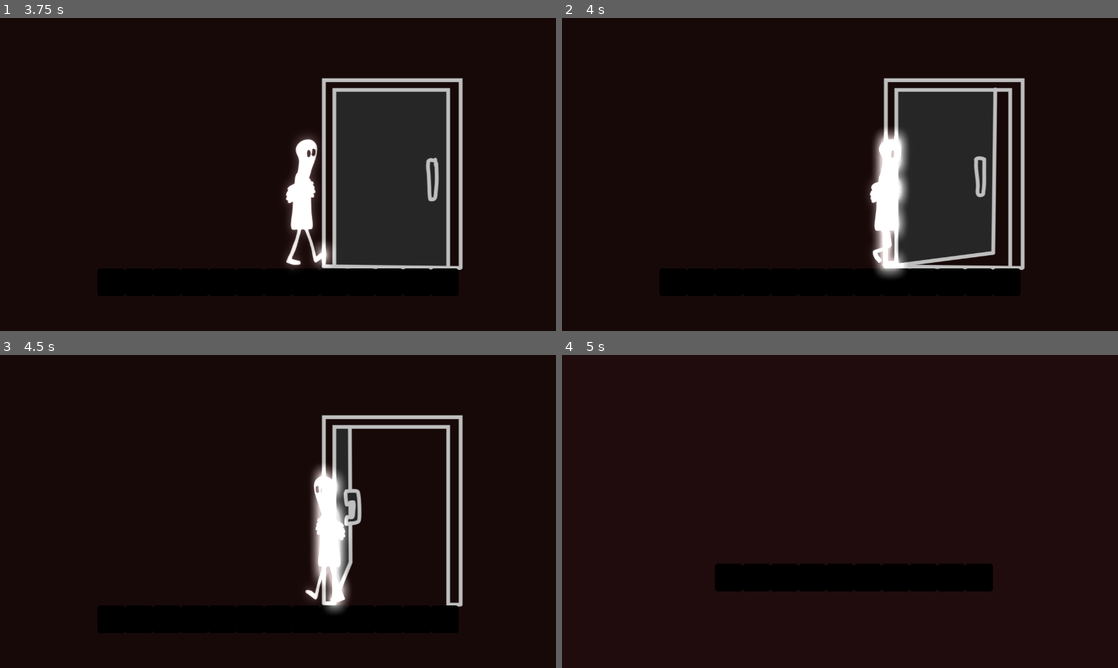
Above: before the commit, frames 1-4 (two rows, left to right).
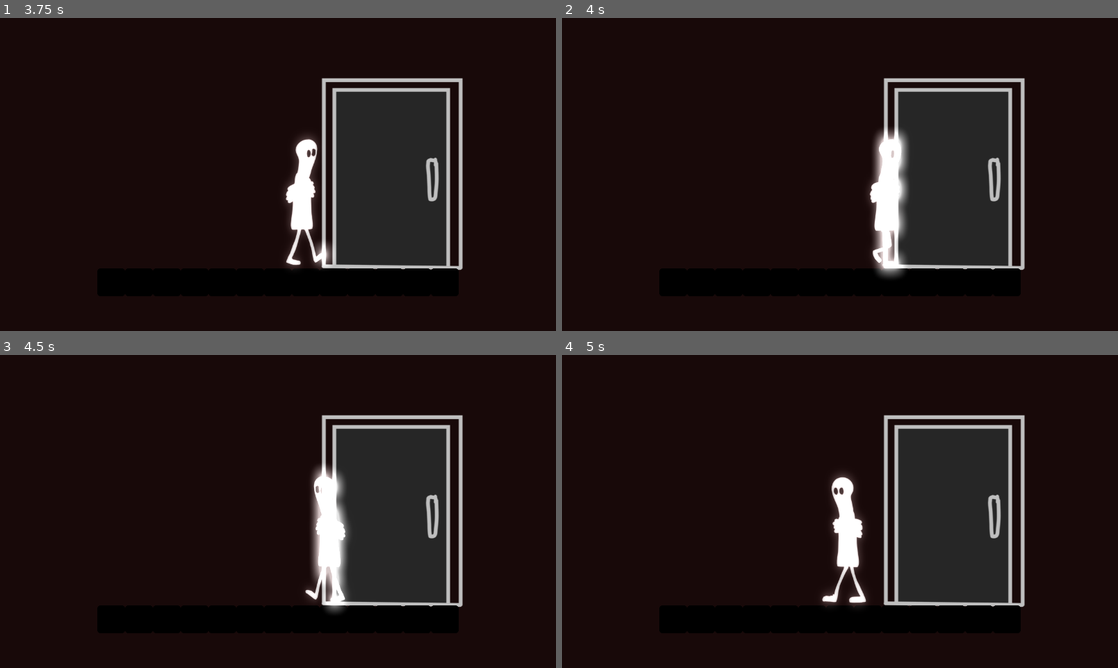
Above: after the commit, the same moments.

Repository: Hexadoon/phobia
Game: Godot game, scene res://character/World.tscn
The game is run twice, just before and just after one commit, with the same random seed, the same clock (stepped at 60 frames per second) and the same inputs. This scene is started directly instead of the project's main scene. The engine's default icon, where the game draws it, is replaced by a stand-in: a white triangle on a blue panel in a dark square.
Inputs:
- Up to frame 1 (3.75 s): tap Enter (ui_accept) at 0.5, 0.77, 1.52, 3.02 s; hold Right (ui_right) 0.53-2.03 s; hold Left (ui_left) 2.03-2.78 s; hold Right (ui_right) from 2.78 s (still down)
- Up to frame 2 (4 s): keep holding Right (ui_right); tap Enter (ui_accept) at 3.77 s
- Up to frame 3 (4.5 s): release Right (ui_right) at 4.28 s; hold Left (ui_left) from 4.28 s (still down)
- Up to frame 4 (5 s): keep holding Left (ui_left); tap Enter (ui_accept) at 4.52 s

Frame 1 is identical in both runs. In frame 2, 2.3% of the frame differs, in the area x 60-81%, y 22-80%; in frame 3, 10%; in frame 4, 21%, in the area x 17-84%, y 19-89%.

Commit message:
Added background music to title screen

Diff:
--- /dev/null
+++ b/character/Player.tscn
@@ -0,0 +1,171 @@
+[gd_scene load_steps=65 format=2]
+
+[ext_resource path="res://character/images/walk/phobia_lilguy_walk_2.png" type="Texture" id=1]
+[ext_resource path="res://character/images/walk/phobia_lilguy_walk_5.png" type="Texture" id=2]
+[ext_resource path="res://character/images/look around/phobia_lilguy_idlelookaround_1.png" type="Texture" id=3]
+[ext_resource path="res://character/images/walk/phobia_lilguy_walk_6.png" type="Texture" id=4]
+[ext_resource path="res://character/images/idle/phobia_lilguy_idle1.png" type="Texture" id=5]
+[ext_resource path="res://character/images/crouch loop/phobia_lilguy_crouchloop_3.png" type="Texture" id=6]
+[ext_resource path="res://character/images/idle blink/phobia_lilguy_idleblink_2.png" type="Texture" id=7]
+[ext_resource path="res://character/KinematicBody2D.gd" type="Script" id=8]
+[ext_resource path="res://character/images/look around/phobia_lilguy_idlelookaround_5.png" type="Texture" id=9]
+[ext_resource path="res://character/images/walk/phobia_lilguy_walk_8.png" type="Texture" id=10]
+[ext_resource path="res://character/images/pick up/phobia_lilguy_pickup_3.png" type="Texture" id=11]
+[ext_resource path="res://character/images/crouch walk/phobia_lilguy_crouchwalk_6.png" type="Texture" id=12]
+[ext_resource path="res://character/images/climb/phobia_lilguy_climb_3.png" type="Texture" id=13]
+[ext_resource path="res://character/images/climb/phobia_lilguy_climb_2.png" type="Texture" id=14]
+[ext_resource path="res://character/images/jump/phobia_lilguy_jump_5.png" type="Texture" id=15]
+[ext_resource path="res://character/images/climb/phobia_lilguy_climb_4.png" type="Texture" id=16]
+[ext_resource path="res://character/images/climb transition/phobia_lilguy_climbtransition_2.png" type="Texture" id=17]
+[ext_resource path="res://character/images/climb transition/phobia_lilguy_climbtransition_1.png" type="Texture" id=18]
+[ext_resource path="res://character/images/climb/phobia_lilguy_climb_1.png" type="Texture" id=19]
+[ext_resource path="res://character/images/climb transition/phobia_lilguy_climbtransition_3.png" type="Texture" id=20]
+[ext_resource path="res://character/images/walk/phobia_lilguy_walk_1.png" type="Texture" id=21]
+[ext_resource path="res://character/images/walk/phobia_lilguy_walk_4.png" type="Texture" id=22]
+[ext_resource path="res://character/images/walk/phobia_lilguy_walk_3.png" type="Texture" id=23]
+[ext_resource path="res://character/images/walk/phobia_lilguy_walk_7.png" type="Texture" id=24]
+[ext_resource path="res://character/images/idle blink/phobia_lilguy_idleblink_3.png" type="Texture" id=25]
+[ext_resource path="res://character/images/idle to walk transition/phobia_lilguy_idletowalktransition.png" type="Texture" id=26]
+[ext_resource path="res://character/images/jump/phobia_lilguy_jump_3.png" type="Texture" id=27]
+[ext_resource path="res://character/images/jump/phobia_lilguy_jump_2.png" type="Texture" id=28]
+[ext_resource path="res://character/images/jump/phobia_lilguy_jump_8.png" type="Texture" id=29]
+[ext_resource path="res://character/images/crouch transition/phobia_lilguy_crouchtransition.png" type="Texture" id=30]
+[ext_resource path="res://character/images/crouch loop/phobia_lilguy_crouchloop_1.png" type="Texture" id=31]
+[ext_resource path="res://character/images/crouch loop/phobia_lilguy_crouchloop_2.png" type="Texture" id=32]
+[ext_resource path="res://character/images/idle/phobia_lilguy_idle3.png" type="Texture" id=33]
+[ext_resource path="res://character/images/jump/phobia_lilguy_jump_7.png" type="Texture" id=34]
+[ext_resource path="res://character/images/jump/phobia_lilguy_jump_6.png" type="Texture" id=35]
+[ext_resource path="res://character/images/look around/phobia_lilguy_idlelookaround_4.png" type="Texture" id=36]
+[ext_resource path="res://character/images/pick up/phobia_lilguy_pickup_1.png" type="Texture" id=37]
+[ext_resource path="res://character/images/pick up/phobia_lilguy_pickup_4.png" type="Texture" id=38]
+[ext_resource path="res://character/images/jump/phobia_lilguy_jump_1.png" type="Texture" id=39]
+[ext_resource path="res://character/images/look around/phobia_lilguy_idlelookaround_8.png" type="Texture" id=40]
+[ext_resource path="res://character/images/look around/phobia_lilguy_idlelookaround_6.png" type="Texture" id=41]
+[ext_resource path="res://character/images/look around/phobia_lilguy_idlelookaround_7.png" type="Texture" id=42]
+[ext_resource path="res://character/images/crouch walk/phobia_lilguy_crouchwalk_3.png" type="Texture" id=43]
+[ext_resource path="res://character/images/crouch walk/phobia_lilguy_crouchwalk_5.png" type="Texture" id=44]
+[ext_resource path="res://character/images/look around/phobia_lilguy_idlelookaround_11.png" type="Texture" id=45]
+[ext_resource path="res://character/images/look around/phobia_lilguy_idlelookaround_3.png" type="Texture" id=46]
+[ext_resource path="res://character/images/look around/phobia_lilguy_idlelookaround_9.png" type="Texture" id=47]
+[ext_resource path="res://character/images/look around/phobia_lilguy_idlelookaround_12.png" type="Texture" id=48]
+[ext_resource path="res://character/images/look around/phobia_lilguy_idlelookaround_10.png" type="Texture" id=49]
+[ext_resource path="res://character/images/crouch walk/phobia_lilguy_crouchwalk_1.png" type="Texture" id=50]
+[ext_resource path="res://character/images/crouch walk/phobia_lilguy_crouchwalk_7.png" type="Texture" id=51]
+[ext_resource path="res://character/images/idle/phobia_lilguy_idle2.png" type="Texture" id=52]
+[ext_resource path="res://character/images/crouch walk/phobia_lilguy_crouchwalk_8.png" type="Texture" id=53]
+[ext_resource path="res://character/images/crouch walk/phobia_lilguy_crouchwalk_4.png" type="Texture" id=54]
+[ext_resource path="res://character/images/pick up/phobia_lilguy_pickup_2.png" type="Texture" id=55]
+[ext_resource path="res://character/images/jump/phobia_lilguy_jump_4.png" type="Texture" id=56]
+[ext_resource path="res://character/images/crouch walk/phobia_lilguy_crouchwalk_2.png" type="Texture" id=57]
+[ext_resource path="res://character/images/look around/phobia_lilguy_idlelookaround_2.png" type="Texture" id=58]
+[ext_resource path="res://character/images/idle blink/phobia_lilguy_idleblink_1.png" type="Texture" id=59]
+
+[sub_resource type="CanvasItemMaterial" id=1]
+blend_mode = 1
+
+[sub_resource type="SpriteFrames" id=2]
+animations = [ {
+"frames": [ ExtResource( 31 ), ExtResource( 32 ), ExtResource( 6 ) ],
+"loop": true,
+"name": "Crouch_Idle",
+"speed": 5.0
+}, {
+"frames": [ ExtResource( 30 ) ],
+"loop": true,
+"name": "Crouch_Transition",
+"speed": 5.0
+}, {
+"frames": [ ExtResource( 21 ), ExtResource( 1 ), ExtResource( 23 ), ExtResource( 22 ), ExtResource( 2 ), ExtResource( 4 ), ExtResource( 24 ), ExtResource( 10 ) ],
+"loop": true,
+"name": "Walk",
+"speed": 10.0
+}, {
+"frames": [ ExtResource( 59 ), ExtResource( 7 ), ExtResource( 25 ) ],
+"loop": true,
+"name": "Idle_Blinking",
+"speed": 10.0
+}, {
+"frames": [ ExtResource( 18 ), ExtResource( 17 ), ExtResource( 20 ) ],
+"loop": true,
+"name": "Climb_Transition",
+"speed": 7.0
+}, {
+"frames": [ ExtResource( 3 ), ExtResource( 58 ), ExtResource( 46 ), ExtResource( 36 ), ExtResource( 9 ), ExtResource( 41 ), ExtResource( 42 ), ExtResource( 40 ), ExtResource( 47 ), ExtResource( 49 ), ExtResource( 45 ), ExtResource( 48 ) ],
+"loop": true,
+"name": "Idle_Looking_Around",
+"speed": 10.0
+}, {
+"frames": [ ExtResource( 39 ), ExtResource( 28 ), ExtResource( 27 ), ExtResource( 56 ), ExtResource( 15 ), ExtResource( 35 ), ExtResource( 34 ), ExtResource( 29 ) ],
+"loop": true,
+"name": "Jump",
+"speed": 10.0
+}, {
+"frames": [ ExtResource( 5 ), ExtResource( 52 ), ExtResource( 33 ) ],
+"loop": true,
+"name": "Idle",
+"speed": 5.0
+}, {
+"frames": [ ExtResource( 19 ), ExtResource( 14 ), ExtResource( 13 ), ExtResource( 16 ) ],
+"loop": true,
+"name": "Climb",
+"speed": 7.0
+}, {
+"frames": [ ExtResource( 50 ), ExtResource( 57 ), ExtResource( 43 ), ExtResource( 54 ), ExtResource( 44 ), ExtResource( 12 ), ExtResource( 51 ), ExtResource( 53 ) ],
+"loop": true,
+"name": "Crouch_Walk",
+"speed": 10.0
+}, {
+"frames": [ ExtResource( 26 ) ],
+"loop": true,
+"name": "Idle_to_Walk",
+"speed": 10.0
+}, {
+"frames": [ ExtResource( 38 ), ExtResource( 37 ), ExtResource( 55 ), ExtResource( 11 ), ExtResource( 38 ) ],
+"loop": true,
+"name": "Pick_Up",
+"speed": 7.0
+} ]
+
+[sub_resource type="RectangleShape2D" id=3]
+extents = Vector2( 50, 150 )
+
+[sub_resource type="RectangleShape2D" id=4]
+extents = Vector2( 52, 150.171 )
+
+[sub_resource type="Environment" id=5]
+background_mode = 4
+background_energy = 0.47
+glow_enabled = true
+glow_levels/1 = true
+glow_levels/2 = true
+glow_levels/5 = false
+glow_blend_mode = 0
+glow_bicubic_upscale = true
+adjustment_enabled = true
+adjustment_brightness = 0.75
+
+[node name="Player" type="KinematicBody2D"]
+position = Vector2( 352, 384 )
+script = ExtResource( 8 )
+__meta__ = {
+"_edit_group_": true
+}
+
+[node name="Sprite" type="AnimatedSprite" parent="."]
+material = SubResource( 1 )
+frames = SubResource( 2 )
+animation = "Idle"
+
+[node name="CollisionShape2D" type="CollisionShape2D" parent="."]
+position = Vector2( 12, 40 )
+shape = SubResource( 3 )
+
+[node name="Area2D" type="Area2D" parent="."]
+
+[node name="CollisionShape2D" type="CollisionShape2D" parent="Area2D"]
+position = Vector2( 12, 40 )
+shape = SubResource( 4 )
+
+[node name="WorldEnvironment" type="WorldEnvironment" parent="."]
+environment = SubResource( 5 )
+[connection signal="animation_finished" from="Sprite" to="." method="_on_Sprite_animation_finished"]
--- a/character/World.tscn
+++ b/character/World.tscn
@@ -1,153 +1,11 @@
-[gd_scene load_steps=69 format=2]
+[gd_scene load_steps=6 format=2]
 
-[ext_resource path="res://character/KinematicBody2D.gd" type="Script" id=1]
+[ext_resource path="res://character/Player.tscn" type="PackedScene" id=1]
 [ext_resource path="res://icon.png" type="Texture" id=2]
 [ext_resource path="res://pause_screen/Pause Screen.tscn" type="PackedScene" id=3]
-[ext_resource path="res://character/images/idle/phobia_lilguy_idle3.png" type="Texture" id=4]
-[ext_resource path="res://character/images/idle/phobia_lilguy_idle2.png" type="Texture" id=5]
-[ext_resource path="res://character/images/idle/phobia_lilguy_idle1.png" type="Texture" id=6]
-[ext_resource path="res://character/images/walk/phobia_lilguy_walk_5.png" type="Texture" id=7]
-[ext_resource path="res://character/images/walk/phobia_lilguy_walk_6.png" type="Texture" id=8]
-[ext_resource path="res://character/images/walk/phobia_lilguy_walk_1.png" type="Texture" id=9]
-[ext_resource path="res://character/images/walk/phobia_lilguy_walk_4.png" type="Texture" id=10]
-[ext_resource path="res://character/images/walk/phobia_lilguy_walk_3.png" type="Texture" id=11]
-[ext_resource path="res://character/images/walk/phobia_lilguy_walk_8.png" type="Texture" id=12]
-[ext_resource path="res://character/images/walk/phobia_lilguy_walk_2.png" type="Texture" id=13]
-[ext_resource path="res://character/images/walk/phobia_lilguy_walk_7.png" type="Texture" id=14]
-[ext_resource path="res://character/images/idle blink/phobia_lilguy_idleblink_3.png" type="Texture" id=15]
-[ext_resource path="res://character/images/idle blink/phobia_lilguy_idleblink_2.png" type="Texture" id=16]
-[ext_resource path="res://character/images/idle to walk transition/phobia_lilguy_idletowalktransition.png" type="Texture" id=17]
-[ext_resource path="res://character/images/idle blink/phobia_lilguy_idleblink_1.png" type="Texture" id=18]
-[ext_resource path="res://character/images/crouch loop/phobia_lilguy_crouchloop_2.png" type="Texture" id=19]
-[ext_resource path="res://character/images/crouch loop/phobia_lilguy_crouchloop_3.png" type="Texture" id=20]
-[ext_resource path="res://character/images/crouch transition/phobia_lilguy_crouchtransition.png" type="Texture" id=21]
-[ext_resource path="res://character/images/crouch loop/phobia_lilguy_crouchloop_1.png" type="Texture" id=22]
-[ext_resource path="res://character/images/look around/phobia_lilguy_idlelookaround_4.png" type="Texture" id=23]
-[ext_resource path="res://character/images/look around/phobia_lilguy_idlelookaround_1.png" type="Texture" id=24]
-[ext_resource path="res://character/images/look around/phobia_lilguy_idlelookaround_5.png" type="Texture" id=25]
-[ext_resource path="res://character/images/look around/phobia_lilguy_idlelookaround_8.png" type="Texture" id=26]
-[ext_resource path="res://character/images/look around/phobia_lilguy_idlelookaround_6.png" type="Texture" id=27]
-[ext_resource path="res://character/images/look around/phobia_lilguy_idlelookaround_7.png" type="Texture" id=28]
-[ext_resource path="res://character/images/look around/phobia_lilguy_idlelookaround_2.png" type="Texture" id=29]
-[ext_resource path="res://character/images/look around/phobia_lilguy_idlelookaround_11.png" type="Texture" id=30]
-[ext_resource path="res://character/images/look around/phobia_lilguy_idlelookaround_3.png" type="Texture" id=31]
-[ext_resource path="res://character/images/look around/phobia_lilguy_idlelookaround_9.png" type="Texture" id=32]
-[ext_resource path="res://character/images/look around/phobia_lilguy_idlelookaround_12.png" type="Texture" id=33]
-[ext_resource path="res://character/images/look around/phobia_lilguy_idlelookaround_10.png" type="Texture" id=34]
-[ext_resource path="res://character/images/crouch walk/phobia_lilguy_crouchwalk_2.png" type="Texture" id=35]
-[ext_resource path="res://character/images/crouch walk/phobia_lilguy_crouchwalk_1.png" type="Texture" id=36]
-[ext_resource path="res://character/images/crouch walk/phobia_lilguy_crouchwalk_8.png" type="Texture" id=37]
-[ext_resource path="res://character/images/crouch walk/phobia_lilguy_crouchwalk_7.png" type="Texture" id=38]
-[ext_resource path="res://character/images/crouch walk/phobia_lilguy_crouchwalk_6.png" type="Texture" id=39]
-[ext_resource path="res://character/images/crouch walk/phobia_lilguy_crouchwalk_3.png" type="Texture" id=40]
-[ext_resource path="res://character/images/crouch walk/phobia_lilguy_crouchwalk_4.png" type="Texture" id=41]
-[ext_resource path="res://character/images/crouch walk/phobia_lilguy_crouchwalk_5.png" type="Texture" id=42]
-[ext_resource path="res://character/images/pick up/phobia_lilguy_pickup_1.png" type="Texture" id=43]
-[ext_resource path="res://character/images/pick up/phobia_lilguy_pickup_2.png" type="Texture" id=44]
-[ext_resource path="res://character/images/pick up/phobia_lilguy_pickup_4.png" type="Texture" id=45]
-[ext_resource path="res://character/images/pick up/phobia_lilguy_pickup_3.png" type="Texture" id=46]
-[ext_resource path="res://character/images/jump/phobia_lilguy_jump_1.png" type="Texture" id=47]
-[ext_resource path="res://character/images/jump/phobia_lilguy_jump_7.png" type="Texture" id=48]
-[ext_resource path="res://character/images/jump/phobia_lilguy_jump_6.png" type="Texture" id=49]
-[ext_resource path="res://character/images/jump/phobia_lilguy_jump_4.png" type="Texture" id=50]
-[ext_resource path="res://character/images/jump/phobia_lilguy_jump_3.png" type="Texture" id=51]
-[ext_resource path="res://character/images/jump/phobia_lilguy_jump_2.png" type="Texture" id=52]
-[ext_resource path="res://character/images/jump/phobia_lilguy_jump_8.png" type="Texture" id=53]
-[ext_resource path="res://character/images/jump/phobia_lilguy_jump_5.png" type="Texture" id=54]
-[ext_resource path="res://character/images/climb/phobia_lilguy_climb_4.png" type="Texture" id=55]
-[ext_resource path="res://character/images/climb transition/phobia_lilguy_climbtransition_2.png" type="Texture" id=56]
-[ext_resource path="res://character/images/climb transition/phobia_lilguy_climbtransition_1.png" type="Texture" id=57]
-[ext_resource path="res://character/images/climb/phobia_lilguy_climb_1.png" type="Texture" id=58]
-[ext_resource path="res://character/images/climb/phobia_lilguy_climb_3.png" type="Texture" id=59]
-[ext_resource path="res://character/images/climb transition/phobia_lilguy_climbtransition_3.png" type="Texture" id=60]
-[ext_resource path="res://character/images/climb/phobia_lilguy_climb_2.png" type="Texture" id=61]
 [ext_resource path="res://objects/Door.tscn" type="PackedScene" id=62]
 
-[sub_resource type="CanvasItemMaterial" id=1]
-blend_mode = 1
-
-[sub_resource type="SpriteFrames" id=2]
-animations = [ {
-"frames": [ ExtResource( 22 ), ExtResource( 19 ), ExtResource( 20 ) ],
-"loop": true,
-"name": "Crouch_Idle",
-"speed": 5.0
-}, {
-"frames": [ ExtResource( 21 ) ],
-"loop": true,
-"name": "Crouch_Transition",
-"speed": 5.0
-}, {
-"frames": [ ExtResource( 9 ), ExtResource( 13 ), ExtResource( 11 ), ExtResource( 10 ), ExtResource( 7 ), ExtResource( 8 ), ExtResource( 14 ), ExtResource( 12 ) ],
-"loop": true,
-"name": "Walk",
-"speed": 10.0
-}, {
-"frames": [ ExtResource( 18 ), ExtResource( 16 ), ExtResource( 15 ) ],
-"loop": true,
-"name": "Idle_Blinking",
-"speed": 10.0
-}, {
-"frames": [ ExtResource( 57 ), ExtResource( 56 ), ExtResource( 60 ) ],
-"loop": true,
-"name": "Climb_Transition",
-"speed": 7.0
-}, {
-"frames": [ ExtResource( 24 ), ExtResource( 29 ), ExtResource( 31 ), ExtResource( 23 ), ExtResource( 25 ), ExtResource( 27 ), ExtResource( 28 ), ExtResource( 26 ), ExtResource( 32 ), ExtResource( 34 ), ExtResource( 30 ), ExtResource( 33 ) ],
-"loop": true,
-"name": "Idle_Looking_Around",
-"speed": 10.0
-}, {
-"frames": [ ExtResource( 47 ), ExtResource( 52 ), ExtResource( 51 ), ExtResource( 50 ), ExtResource( 54 ), ExtResource( 49 ), ExtResource( 48 ), ExtResource( 53 ) ],
-"loop": true,
-"name": "Jump",
-"speed": 10.0
-}, {
-"frames": [ ExtResource( 6 ), ExtResource( 5 ), ExtResource( 4 ) ],
-"loop": true,
-"name": "Idle",
-"speed": 5.0
-}, {
-"frames": [ ExtResource( 58 ), ExtResource( 61 ), ExtResource( 59 ), ExtResource( 55 ) ],
-"loop": true,
-"name": "Climb",
-"speed": 7.0
-}, {
-"frames": [ ExtResource( 36 ), ExtResource( 35 ), ExtResource( 40 ), ExtResource( 41 ), ExtResource( 42 ), ExtResource( 39 ), ExtResource( 38 ), ExtResource( 37 ) ],
-"loop": true,
-"name": "Crouch_Walk",
-"speed": 10.0
-}, {
-"frames": [ ExtResource( 17 ) ],
-"loop": true,
-"name": "Idle_to_Walk",
-"speed": 10.0
-}, {
-"frames": [ ExtResource( 45 ), ExtResource( 43 ), ExtResource( 44 ), ExtResource( 46 ), ExtResource( 45 ) ],
-"loop": true,
-"name": "Pick_Up",
-"speed": 7.0
-} ]
-
-[sub_resource type="RectangleShape2D" id=3]
-extents = Vector2( 50, 150 )
-
-[sub_resource type="RectangleShape2D" id=4]
-extents = Vector2( 52, 150.171 )
-
-[sub_resource type="Environment" id=5]
-background_mode = 4
-background_energy = 0.47
-glow_enabled = true
-glow_levels/1 = true
-glow_levels/2 = true
-glow_levels/5 = false
-glow_blend_mode = 0
-glow_bicubic_upscale = true
-adjustment_enabled = true
-adjustment_brightness = 0.75
-
-[sub_resource type="RectangleShape2D" id=6]
+[sub_resource type="RectangleShape2D" id=1]
 extents = Vector2( 32, 32 )
 
 [node name="World" type="Node"]
@@ -155,30 +13,7 @@
 [node name="Door" parent="." instance=ExtResource( 62 )]
 position = Vector2( 896, 320 )
 
-[node name="Player" type="KinematicBody2D" parent="."]
-position = Vector2( 352, 384 )
-script = ExtResource( 1 )
-__meta__ = {
-"_edit_group_": true
-}
-
-[node name="Sprite" type="AnimatedSprite" parent="Player"]
-material = SubResource( 1 )
-frames = SubResource( 2 )
-animation = "Idle"
-
-[node name="CollisionShape2D" type="CollisionShape2D" parent="Player"]
-position = Vector2( 12, 40 )
-shape = SubResource( 3 )
-
-[node name="Area2D" type="Area2D" parent="Player"]
-
-[node name="CollisionShape2D" type="CollisionShape2D" parent="Player/Area2D"]
-position = Vector2( 12, 40 )
-shape = SubResource( 4 )
-
-[node name="WorldEnvironment" type="WorldEnvironment" parent="Player"]
-environment = SubResource( 5 )
+[node name="Player" parent="." instance=ExtResource( 1 )]
 
 [node name="Floors" type="Node" parent="."]
 
@@ -349,12 +184,9 @@
 texture = ExtResource( 2 )
 
 [node name="CollisionShape2D" type="CollisionShape2D" parent="Floors/Floor8"]
-shape = SubResource( 6 )
+shape = SubResource( 1 )
 
 [node name="CanvasLayer" type="CanvasLayer" parent="."]
 
 [node name="Pause Screen" parent="CanvasLayer" instance=ExtResource( 3 )]
 visible = false
-[connection signal="area_entered" from="Door" to="Player" method="_on_Door_area_entered"]
-[connection signal="area_exited" from="Door" to="Player" method="_on_Door_area_exited"]
-[connection signal="animation_finished" from="Player/Sprite" to="Player" method="_on_Sprite_animation_finished"]
--- a/title_screen/Title Screen.tscn
+++ b/title_screen/Title Screen.tscn
@@ -10,6 +10,7 @@
 [ext_resource path="res://title_screen/images/character_sitting/lilguymainscreen1.png" type="Texture" id=8]
 [ext_resource path="res://title_screen/images/character_sitting/lilguymainscreen3.png" type="Texture" id=9]
 [ext_resource path="res://title_screen/images/character_sitting/lilguymainscreen2.png" type="Texture" id=10]
+[ext_resource path="res://title_screen/music/My_Song_3.m4a (online-audio-converter.com).wav" type="AudioStream" id=11]
 
 [sub_resource type="SpriteFrames" id=1]
 animations = [ {
@@ -105,4 +106,12 @@
 
 [node name="Fade In" parent="." instance=ExtResource( 6 )]
 visible = false
+
+[node name="Background Music" type="Node" parent="."]
+
+[node name="AudioStreamPlayer2D" type="AudioStreamPlayer2D" parent="Background Music"]
+stream = ExtResource( 11 )
+volume_db = -12.5
+autoplay = true
 [connection signal="fade_finished" from="Fade In" to="." method="_on_Fade_In_fade_finished"]
+[connection signal="finished" from="Background Music/AudioStreamPlayer2D" to="." method="_on_AudioStreamPlayer2D_finished"]
--- a/title_screen/title_screen.gd
+++ b/title_screen/title_screen.gd
@@ -29,3 +29,8 @@
 		get_tree().quit()
 	else:
 		get_tree().change_scene(scene_path_to_load)
+
+
+func _on_AudioStreamPlayer2D_finished():
+	var background_music = $"Background Music/AudioStreamPlayer2D"
+	background_music.play()
Not shown: 12 places in character/World.tscn that only renumber resources
Not shown: 1 places in title_screen/Title Screen.tscn that only renumber resources
Not shown, added: title_screen/music/My_Song_3.m4a (online-audio-converter.com).wav.import
Not shown, added: title_screen/music/My_Song_3.m4a (online-audio-converter.com).wav
